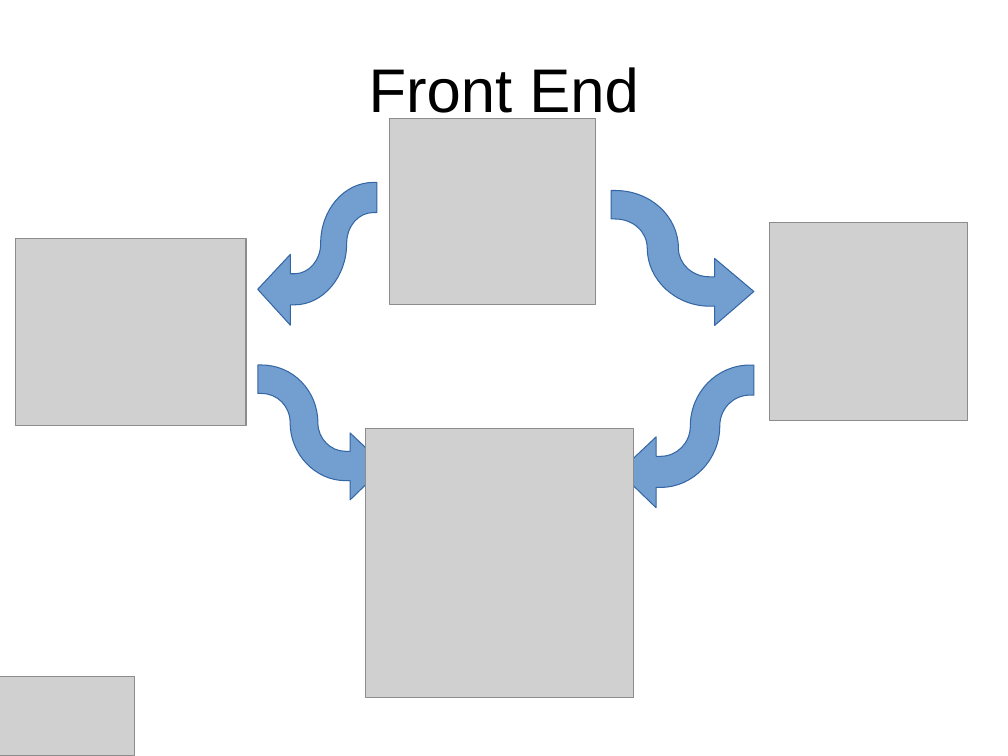
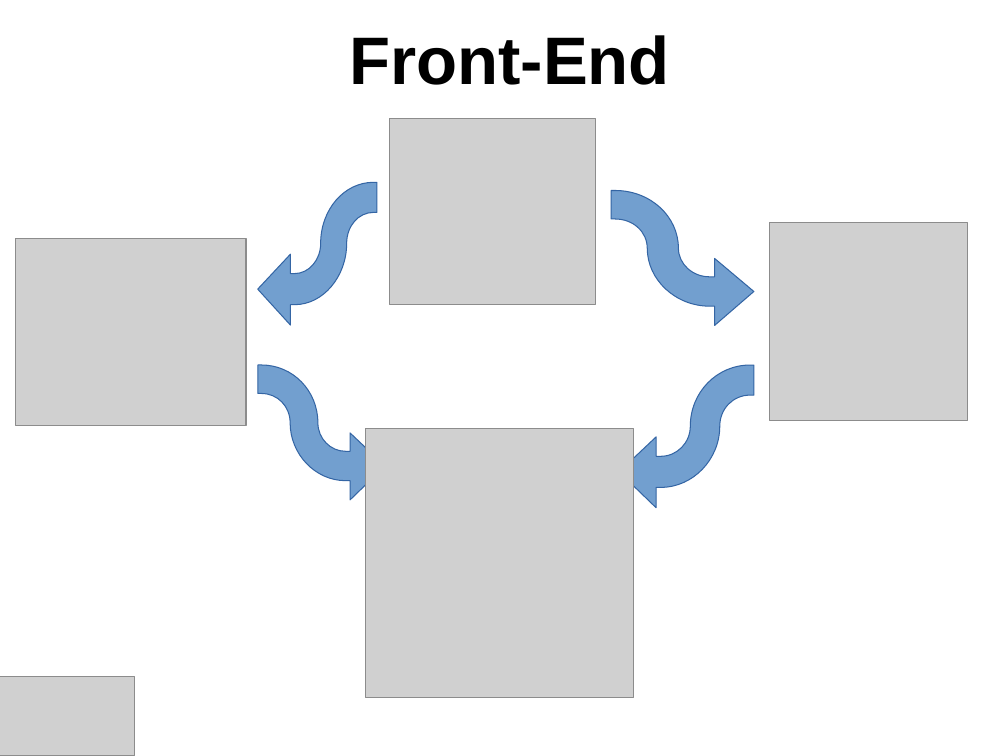
Before and after one commit to TonyDMorris/plunder-presentation, a slide deck: slide 3 of plunder.ppt (slide 2 before the commit). Drawn at 1008x756 pixels with LibreOffice and Linux fonts; fonts in the diff are those of the drawing; grey boxes stand for pictures; background and template pictures are left out. Boxes give left, top, right and bottom in pixels: in the first picture for what was removed or moved away, otherwise in the second. Text is boxed around its words. In the diff, an @@ line names an element or a change of style, - is before the commit and + after.

```diff
--- a/plunder.ppt
+++ b/plunder.ppt
@@ text "Front-End" at <box>349,35,669,85</box>: vertical alignment middle to top @@
@@ text at <box>349,35,669,85</box>: text changed; size 44 to 48 pt; bold on @@
-Front End
+Front-End
@@ freeform shape at <box>258,182,377,326</box>: outline redrawn @@
```
Also in this commit, not shown: 1 other slide changed, 4 slides added, 1 slide removed, 1 other file.
